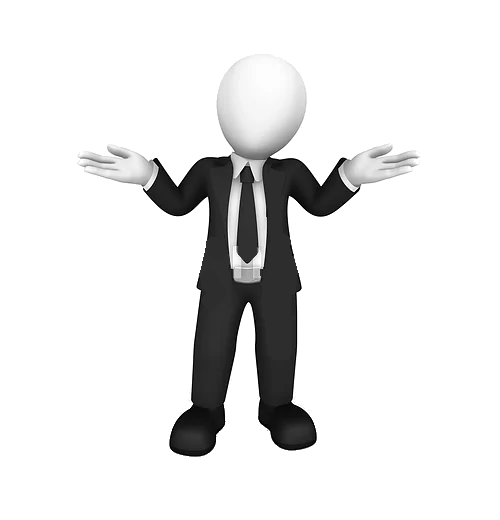
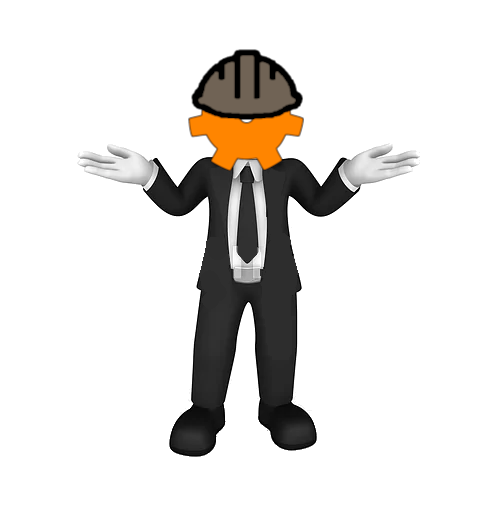
Revision of a layered w=500, h=520 image; what changed, layer by layer:
added layer "robotarna_logo_edit_kolecko.png copy" above "man404.png" over <box>188,49,304,172</box>
painted on "man404.png" over <box>216,54,307,159</box>
